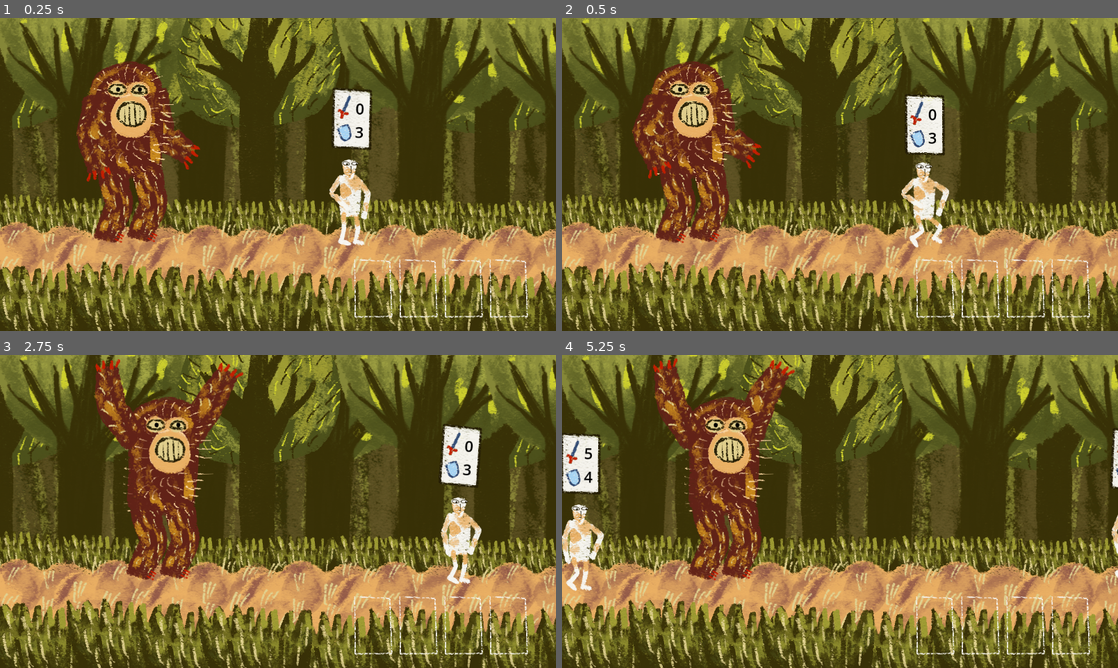
Above: before the commit, frames 1-4 (two rows, left to right).
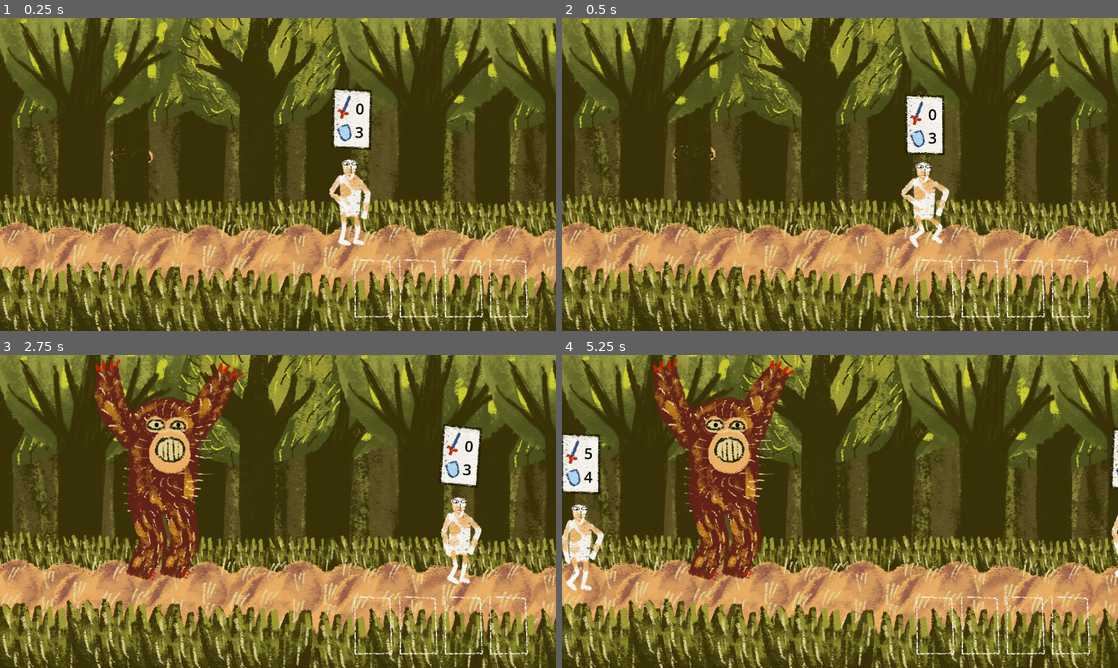
Above: after the commit, the same moments.

Repository: fguillen/The-Forest-Monster-and-the-Cards-Championship
Game: Godot game, scene res://testing/forest.tscn
Two runs of this game, one before a commit and one after it. Both use one fixed random seed, a clock stepped at 60 frames per second and the inputs below.
Inputs (mouse positions are in pixels of both pictures, inside the frame that each line leads up to):
- Up to frame 1 (0.25 s): no input
- Up to frame 2 (0.5 s): no input
- Up to frame 3 (2.75 s): tap Enter (ui_accept) at 0.5, 0.77, 1.52 s; move the mouse to (400, 495) at 0.52 s; hold Right (ui_right) 0.53-1.28 s; click (400, 495) at 0.67 s; move the mouse to (166, 527) at 1.27 s; hold Down (ui_down) 1.28-2.03 s; click (166, 527) at 1.42 s; move the mouse to (333, 442) at 2.02 s; hold Right (ui_right) from 2.03 s (still down); click (333, 442) at 2.17 s
- Up to frame 4 (5.25 s): move the mouse to (812, 574) at 2.77 s; release Right (ui_right) at 2.78 s; hold Up (ui_up) 2.78-3.53 s; click (812, 574) at 2.92 s; tap Enter (ui_accept) at 3.02, 3.77, 4.52 s; move the mouse to (1006, 558) at 3.52 s; hold Left (ui_left) 3.53-5.03 s; click (1006, 558) at 3.67 s; move the mouse to (673, 464) at 4.27 s; click (673, 464) at 4.42 s; move the mouse to (867, 511) at 5.02 s; hold Down (ui_down) from 5.03 s (still down); click (867, 511) at 5.17 s

The runs differ from the first frame. In frame 1, 7.6% of the frame differs, in the area x 13-36%, y 13-72%; in frame 2, 7.8%, in the area x 12-36%, y 13-72%; in frame 3, less than 0.1%; in frame 4, less than 0.1%.

Commit message:
First sound effect

Diff:
--- a/actors/card_combat.gd
+++ b/actors/card_combat.gd
@@ -3,12 +3,13 @@
 
 signal selected(card_combat: CardCombat)
 
-@onready var click_area: Area2D = $ClickArea2D
 @onready var card_front: CardFront = %CardFront
 @onready var back: Sprite2D = %Back
 @onready var animation_player: AnimationPlayer = $AnimationPlayer
 
 var value: CardValue
+
+var _played := false
 
 
 func setup(card_value: CardValue):
@@ -18,9 +19,6 @@
 
 func reparent_and_jump(new_parent: Node2D):
 	print("CardCombat.reparent_and_jump")
-
-	# Deactivate Click
-	click_area.monitoring = false
 
 	# Reparent
 	var actual_position = global_position
@@ -50,21 +48,10 @@
 
 
 func _select():
-	emit_signal("selected", self)
-
-
-func _on_click_area_2d_input_event(viewport, event, shape_idx):
-	print("CardCombat._on_click_area_2d_input_event()")
-
-	if Input.is_action_just_pressed("click"):
-		_select()
+	if not _played:
+		emit_signal("selected", self)
 
 
 func _on_gui_input(event):
-	print("CardCombat._on_gui_input()")
-	print("CardCombat._on_gui_input(): ", event.get_class())
-	if event is InputEventMouseButton:
-		print("CardCombat._on_gui_input(): ", event.button_index)
-
 	if event is InputEventMouseButton and event.button_index == MOUSE_BUTTON_LEFT:
 		_select()
--- a/actors/card_combat.tscn
+++ b/actors/card_combat.tscn
@@ -1,11 +1,8 @@
-[gd_scene load_steps=8 format=3 uid="uid://dan1pdgr76ole"]
+[gd_scene load_steps=7 format=3 uid="uid://dan1pdgr76ole"]
 
 [ext_resource type="Script" path="res://actors/card_combat.gd" id="1_3km6i"]
 [ext_resource type="Texture2D" uid="uid://s3itu3txlik0" path="res://assets/card_reverse.png" id="2_i0fd0"]
 [ext_resource type="PackedScene" uid="uid://wrrjemm28jyp" path="res://actors/card_front.tscn" id="2_vhrxq"]
-
-[sub_resource type="RectangleShape2D" id="RectangleShape2D_de7aq"]
-size = Vector2(91, 140)
 
 [sub_resource type="Animation" id="Animation_11ww5"]
 length = 0.001
@@ -122,13 +119,6 @@
 position = Vector2(5, 81)
 texture = ExtResource("2_i0fd0")
 
-[node name="ClickArea2D" type="Area2D" parent="."]
-position = Vector2(50, 80)
-
-[node name="CollisionShape2D" type="CollisionShape2D" parent="ClickArea2D"]
-position = Vector2(0, -1)
-shape = SubResource("RectangleShape2D_de7aq")
-
 [node name="AnimationPlayer" type="AnimationPlayer" parent="."]
 libraries = {
 "": SubResource("AnimationLibrary_seb4d")
--- a/actors/monster_riggid_3.gd
+++ b/actors/monster_riggid_3.gd
@@ -1,5 +1,13 @@
 class_name Monster
 extends CharacterBody2D
+
+signal pick_not_possible()
+signal card_picked()
+signal in_hidden()
+signal in_unhidden()
+signal walk_started()
+signal idle_started()
+signal scare_started()
 
 @export var max_speed := 100.0
 @export var acceleration := 50.0
@@ -12,9 +20,13 @@
 var _state := "idle"
 var _hidden := true
 var _direction := 0.0
+var _deck_filled := false
 
 func _ready():
 	_set_state_idle()
+	_set_state_hidden()
+
+	Global.deck_filled.connect(_on_deck_filled)
 
 
 func _physics_process(delta):
@@ -48,12 +60,14 @@
 	_hidden = true
 	visuals.visible = false
 	visuals_hidden.visible = true
+	emit_signal("in_hidden")
 
 
 func _set_state_unhidden():
 	_hidden = false
 	visuals.visible = true
 	visuals_hidden.visible = false
+	emit_signal("in_unhidden")
 
 
 func _set_state_idle():
@@ -63,6 +77,8 @@
 	else:
 		animation_player.play("idle")
 
+	emit_signal("idle_started")
+
 
 func _set_state_walk():
 	_state = "walk"
@@ -71,10 +87,13 @@
 	else:
 		animation_player.play("walk")
 
+	emit_signal("walk_started")
+
 
 func _set_state_scare():
 	_state = "scare"
 	animation_player.play("scare")
+	emit_signal("scare_started")
 
 
 func _on_animation_player_animation_finished(anim_name):
@@ -89,7 +108,11 @@
 
 func _on_pick_area_2d_body_entered(body):
 	if body is Card:
-		body.pick()
+		if _deck_filled:
+			emit_signal("pick_not_possible")
+		else:
+			emit_signal("card_picked")
+			body.pick()
 
 
 func _flip_towards_direction():
@@ -97,3 +120,7 @@
 	print("direction_sign: ", direction_sign)
 	if not direction_sign == 0 and not scale.x == direction_sign:
 		scale = Vector2(direction_sign, 1)
+
+
+func _on_deck_filled():
+	_deck_filled = true
--- a/actors/monster_riggid_3.tscn
+++ b/actors/monster_riggid_3.tscn
@@ -9,6 +9,8 @@
 [ext_resource type="Texture2D" uid="uid://cn0q77jq5rsgv" path="res://assets/monster_parts/monster_leg_right.png" id="6_2hjfb"]
 [ext_resource type="PackedScene" uid="uid://ddy4qet74njq3" path="res://actors/monster_eye.tscn" id="8_3d5bx"]
 [ext_resource type="Texture2D" uid="uid://eu8diidae1j0" path="res://assets/monster_parts/monster_face_hidden.png" id="9_chbjv"]
+[ext_resource type="PackedScene" uid="uid://vb6a1yxef6do" path="res://effects/effect_sound.tscn" id="10_8fhx0"]
+[ext_resource type="AudioStream" uid="uid://d3irnt2c010k5" path="res://assets/sounds/pickup_card.wav" id="11_o1fjh"]
 
 [sub_resource type="RectangleShape2D" id="RectangleShape2D_1rinp"]
 size = Vector2(147, 284)
@@ -27,7 +29,7 @@
 tracks/0/type = "value"
 tracks/0/imported = false
 tracks/0/enabled = true
-tracks/0/path = NodePath("TargetArmLeft:position")
+tracks/0/path = NodePath("Visuals/TargetArmLeft:position")
 tracks/0/interp = 1
 tracks/0/loop_wrap = true
 tracks/0/keys = {
@@ -634,7 +636,6 @@
 rotation = -1.40045
 scale = Vector2(0.999986, 0.999986)
 rest = Transform2D(0.993538, 0.113377, -0.113377, 0.993538, -74, -86)
-metadata/_local_pose_override_enabled_ = true
 
 [node name="ForeArmRight" type="Bone2D" parent="Visuals/Polygons/Skeleton2D/Hip/Chest/ArmRight"]
 position = Vector2(-83.0036, 3.00098)
@@ -643,7 +644,6 @@
 auto_calculate_length_and_angle = false
 length = 60.0
 bone_angle = -180.0
-metadata/_local_pose_override_enabled_ = true
 
 [node name="TipArmRight" type="Node2D" parent="Visuals/Polygons/Skeleton2D/Hip/Chest/ArmRight/ForeArmRight"]
 position = Vector2(-113, 7)
@@ -653,7 +653,6 @@
 rotation = 1.19121
 scale = Vector2(0.999966, 0.999966)
 rest = Transform2D(0.999687, -0.023786, 0.023786, 0.999687, 60, -91)
-metadata/_local_pose_override_enabled_ = true
 
 [node name="ForeArmLeft" type="Bone2D" parent="Visuals/Polygons/Skeleton2D/Hip/Chest/ArmLeft"]
 position = Vector2(80.0023, -4.00093)
@@ -663,7 +662,6 @@
 auto_calculate_length_and_angle = false
 length = 60.0
 bone_angle = 0.0
-metadata/_local_pose_override_enabled_ = true
 
 [node name="TipArmLeft" type="Node2D" parent="Visuals/Polygons/Skeleton2D/Hip/Chest/ArmLeft/ForeArmLeft"]
 position = Vector2(68, 0)
@@ -672,7 +670,6 @@
 position = Vector2(-37, 17)
 rotation = 0.205798
 rest = Transform2D(0.978898, 0.204348, -0.204348, 0.978898, -37, 17)
-metadata/_local_pose_override_enabled_ = true
 
 [node name="CalfRight" type="Bone2D" parent="Visuals/Polygons/Skeleton2D/Hip/LegRight"]
 position = Vector2(13, 72.0002)
@@ -681,7 +678,6 @@
 auto_calculate_length_and_angle = false
 length = 60.0
 bone_angle = 100.0
-metadata/_local_pose_override_enabled_ = true
 
 [node name="TipLegRight" type="Node2D" parent="Visuals/Polygons/Skeleton2D/Hip/LegRight/CalfRight"]
 position = Vector2(-3, 59)
@@ -693,7 +689,6 @@
 rotation = 0.25632
 scale = Vector2(0.999999, 0.999999)
 rest = Transform2D(0.967329, 0.253522, -0.253522, 0.967329, 44, 13)
-metadata/_local_pose_override_enabled_ = true
 
 [node name="CalfLeft" type="Bone2D" parent="Visuals/Polygons/Skeleton2D/Hip/LegLeft"]
 position = Vector2(13.0001, 72.0002)
@@ -702,7 +697,6 @@
 auto_calculate_length_and_angle = false
 length = 60.0
 bone_angle = 100.0
-metadata/_local_pose_override_enabled_ = true
 
 [node name="TipLegLeft" type="Node2D" parent="Visuals/Polygons/Skeleton2D/Hip/LegLeft/CalfLeft"]
 position = Vector2(-6, 63)
@@ -710,7 +704,7 @@
 scale = Vector2(0.999893, 0.999893)
 
 [node name="TargetArmLeft" type="Node2D" parent="Visuals"]
-position = Vector2(447, 259)
+position = Vector2(601, 103)
 
 [node name="TargetArmRight" type="Node2D" parent="Visuals"]
 position = Vector2(19, 97)
@@ -747,6 +741,12 @@
 [node name="PaseantsSensor" parent="VisualsHidden/Face/MonsterEye2" index="5"]
 position = Vector2(-58.1629, -155.98)
 
+[node name="Effects" type="Node2D" parent="."]
+
+[node name="CardPickedEffectSound" parent="Effects" instance=ExtResource("10_8fhx0")]
+stream = ExtResource("11_o1fjh")
+
+[connection signal="card_picked" from="." to="Effects/CardPickedEffectSound" method="perform"]
 [connection signal="body_entered" from="ScareArea2D" to="." method="_on_scare_area_2d_body_entered"]
 [connection signal="body_entered" from="PickArea2D" to="." method="_on_pick_area_2d_body_entered"]
 [connection signal="animation_finished" from="AnimationPlayer" to="." method="_on_animation_player_animation_finished"]
--- /dev/null
+++ b/effects/effect_sound.gd
@@ -0,0 +1,9 @@
+extends AudioStreamPlayer
+
+
+func perform():
+	play()
+
+
+func finish():
+	stop()
--- /dev/null
+++ b/effects/effect_sound.tscn
@@ -0,0 +1,6 @@
+[gd_scene load_steps=2 format=3 uid="uid://vb6a1yxef6do"]
+
+[ext_resource type="Script" path="res://effects/effect_sound.gd" id="1_nnyhp"]
+
+[node name="EffectSound" type="AudioStreamPlayer"]
+script = ExtResource("1_nnyhp")
--- a/testing/forest.gd
+++ b/testing/forest.gd
@@ -4,6 +4,7 @@
 # Called when the node enters the scene tree for the first time.
 func _ready():
 	Global.deck_filled.connect(_on_deck_filled)
+	Global.reset()
 
 
 func _on_deck_filled():
Not shown: 1 places in actors/monster_riggid_3.tscn that only renumber resources
Not shown, added: assets/sounds/pickup_card.wav.import
Not shown, added: assets/sounds/pickup_card.wav
